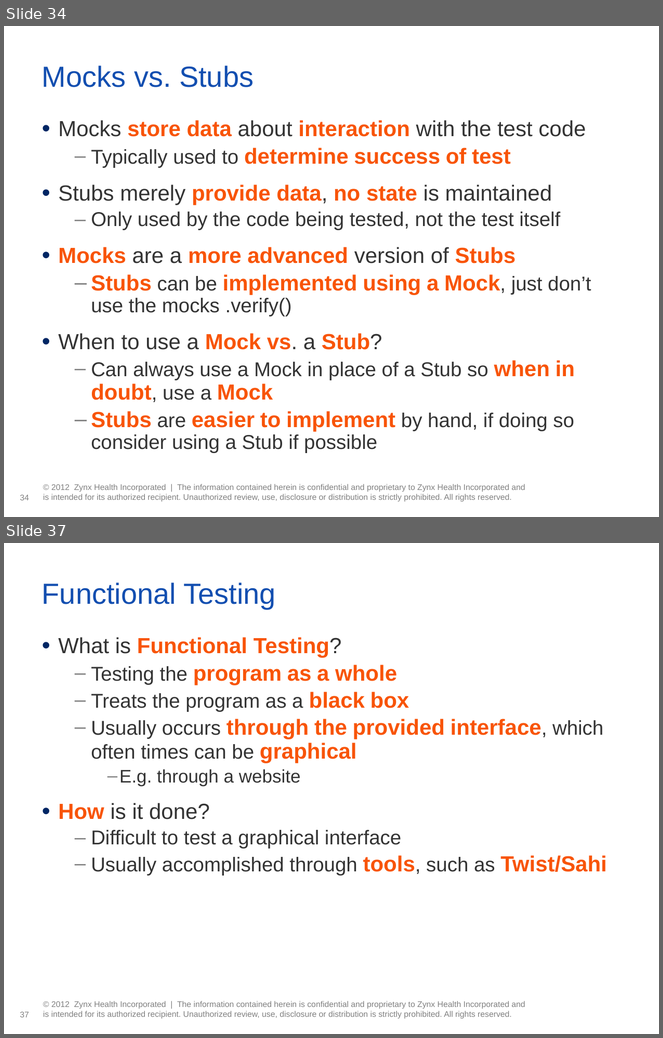
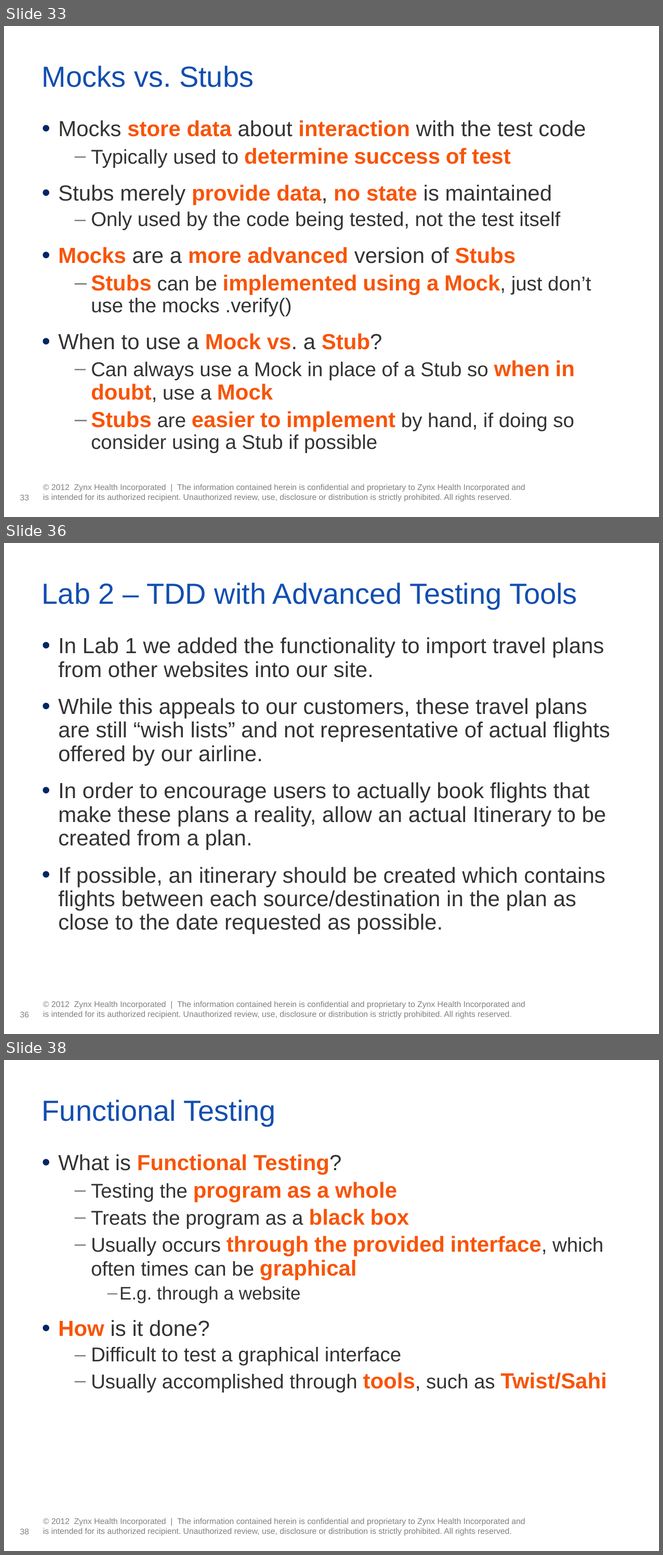
Before and after one commit to tathougies/zynx-se-bootcamp, a slide deck: testing/Testing Presentation.pptx. Shown one above the other, each under a label of ours: slides 34 and 37 before the commit, slides 33, 36 and 38 after it; the slides between them are not shown. The pictures are 663x1038 and 663x1555 pixels, drawn with LibreOffice and Linux fonts; fonts in the diff are those of the drawing; background and template pictures are left out. Boxes give left, top, right and bottom in pixels: in the first picture for what was removed or moved away, otherwise in the second. Text is boxed around its words. In the diff, an @@ line names an element or a change of style, - is before the commit and + after.

```diff
--- a/testing/Testing Presentation.pptx
+++ b/testing/Testing Presentation.pptx
@@ slide 36 added at [4, 543, 659, 1034], background #FFFFFF; not listed: 2 template elements that a slide beside it also shows @@
@@ title added at [42, 583, 578, 609], 32 pt, text #124EB0 @@
+Lab 2 – TDD with Advanced Testing Tools
@@ text added at [58, 637, 610, 935], 24 pt, text #333333 @@
+• In Lab 1 we added the functionality to import travel plans from other websites into our site.
+• While this appeals to our customers, these travel plans are still “wish lists” and not representative of actual flights offered by our airline.
+• In order to encourage users to actually book flights that make these plans a reality, allow an actual Itinerary to be created from a plan.
+• If possible, an itinerary should be created which contains flights between each source/destination in the plan as close to the date requested as possible.
@@ what was slide 34 is now slide 33 @@
@@ page number at [20, 495, 29, 501]: text changed @@
-34
+33
@@ what was slide 37 is now slide 38 @@
@@ page number at [20, 1529, 29, 1535]: text changed @@
-37
+38
```
Also in this commit, not shown: 2 slides changed, 3 other slides added, 3 slides removed, 13 other files.
